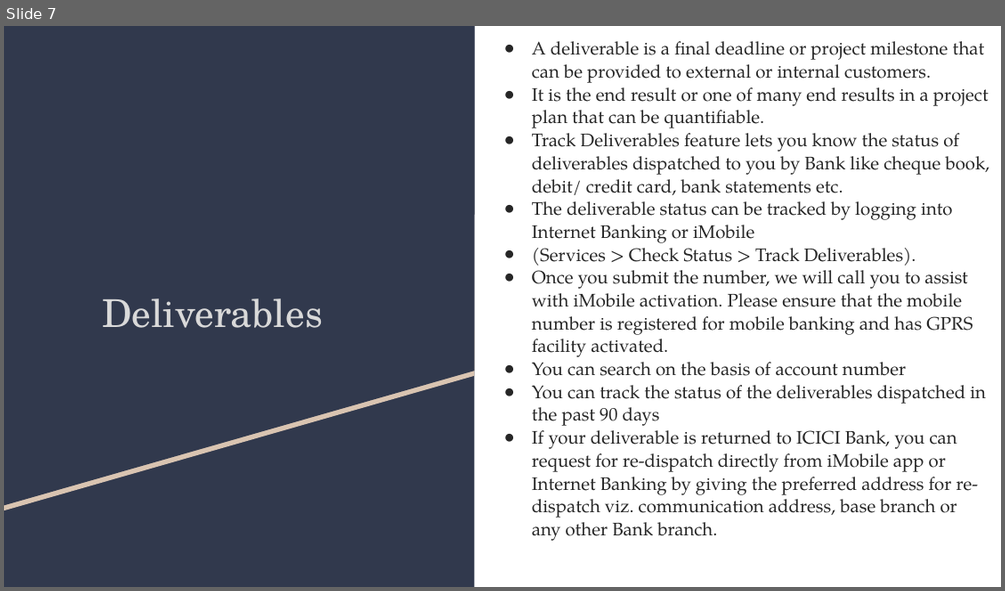
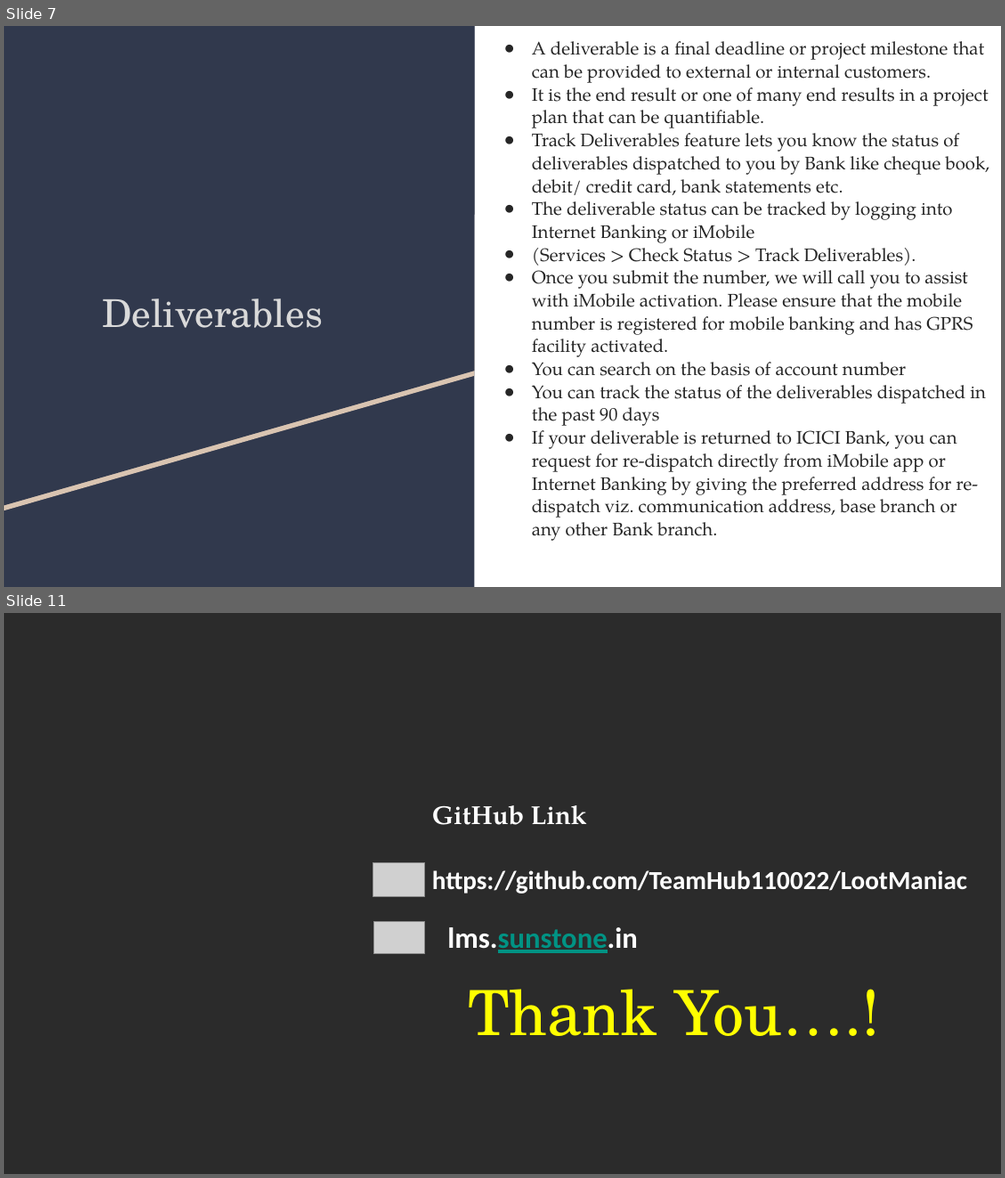
Before and after one commit to TeamHub110022/LootManiac, a slide deck: SRSLootManiac.pptx. Shown one above the other, each under a label of ours: slide 7 before the commit, slides 7 and 11 after it; the slides between them are not shown. The pictures are 1005x591 and 1005x1178 pixels, drawn with LibreOffice and Linux fonts; fonts in the diff are those of the drawing; grey boxes stand for pictures; background and template pictures are left out; a plain dark background stands for a picture behind light text. Boxes give left, top, right and bottom in pixels: in the first picture for what was removed or moved away, otherwise in the second. Text is boxed around its words. In the diff, an @@ line names an element or a change of style, - is before the commit and + after.

```diff
--- a/SRSLootManiac.pptx
+++ b/SRSLootManiac.pptx
@@ slide 11 added at (4,613,1001,1174), background picture (left out) @@
@@ text added at (432,805,587,825), 25 pt, text #FFFFFF, bold @@
+GitHub Link
@@ picture added at (372,863,425,896) @@
@@ text added at (432,870,967,893), 25 pt, text #FFFFFF, bold @@
+https://github.com/TeamHub110022/LootManiac
@@ picture added at (374,921,425,953) @@
@@ text added at (447,927,638,953), 28 pt, text #009384, bold, underline @@
+lms.sunstone.in
@@ text added at (468,989,880,1036), 60 pt, text #FFFF00 @@
+Thank You….!
```
Also in this commit, not shown: 5 slides changed.
